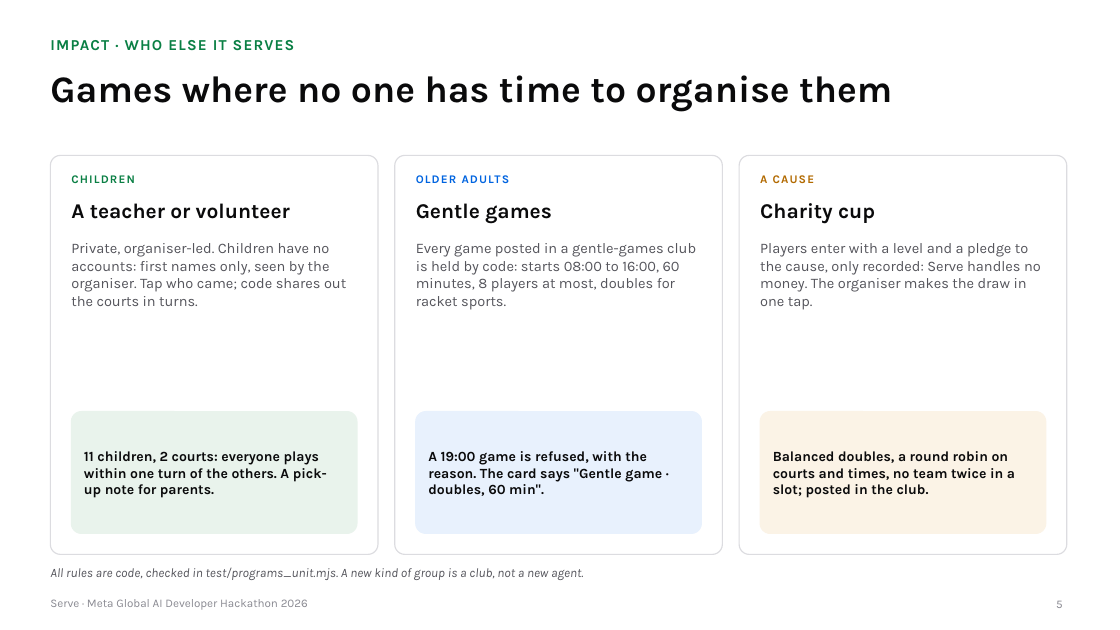
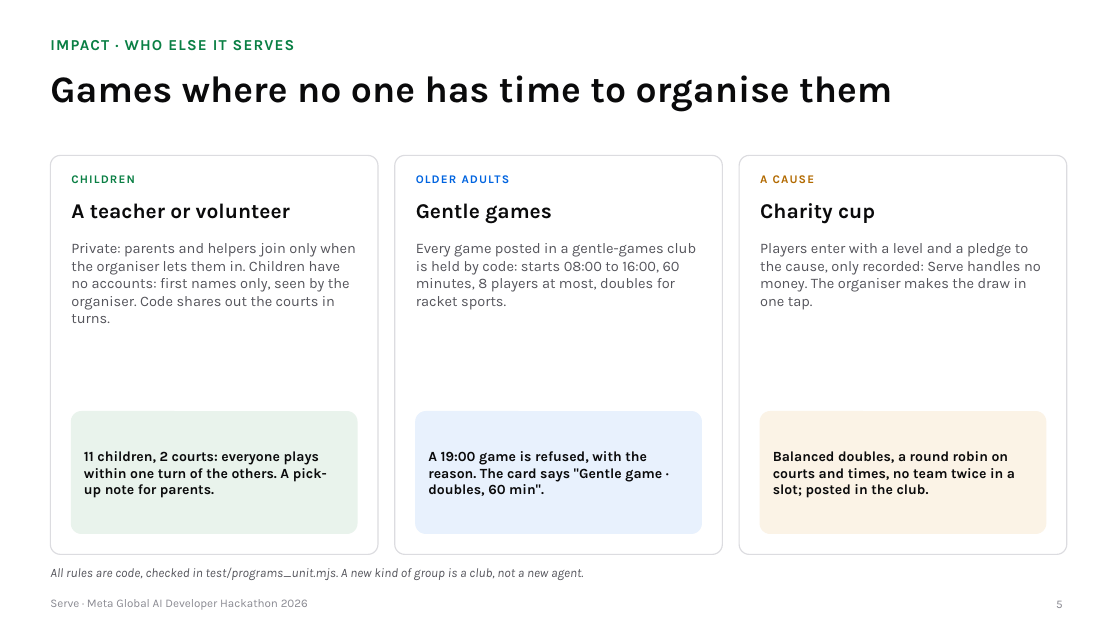
Before and after one commit to gino6178/serve-meta-hackathon, a slide deck: slide 5 of video/deck/Serve_Meta_deck.pptx. Drawn at 1120x630 pixels with LibreOffice and Linux fonts; fonts in the diff are those of the drawing. Boxes give left, top, right and bottom in pixels: in the first picture for what was removed or moved away, otherwise in the second. Text is boxed around its words. In the diff, an @@ line names an element or a change of style, - is before the commit and + after.

```diff
--- a/video/deck/Serve_Meta_deck.pptx
+++ b/video/deck/Serve_Meta_deck.pptx
@@ text at [71, 243, 356, 323]: text changed @@
-Private, organiser-led. Children have no accounts: first names only, seen by the organiser. Tap who came; code shares out the courts in turns.
+Private: parents and helpers join only when the organiser lets them in. Children have no accounts: first names only, seen by the organiser. Code shares out the courts in turns.
```
Also in this commit, not shown: 10 other slides changed, 2 slides removed, 2 other files.
